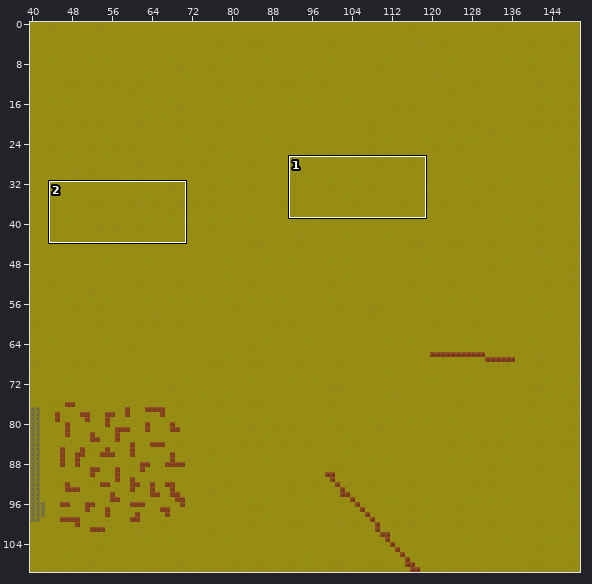
Two versions of a level (Tiled map, assets/Map/myProject.tmx). Above: a wide view before the commit, with the close-up outlined.
Close-up. Old version:
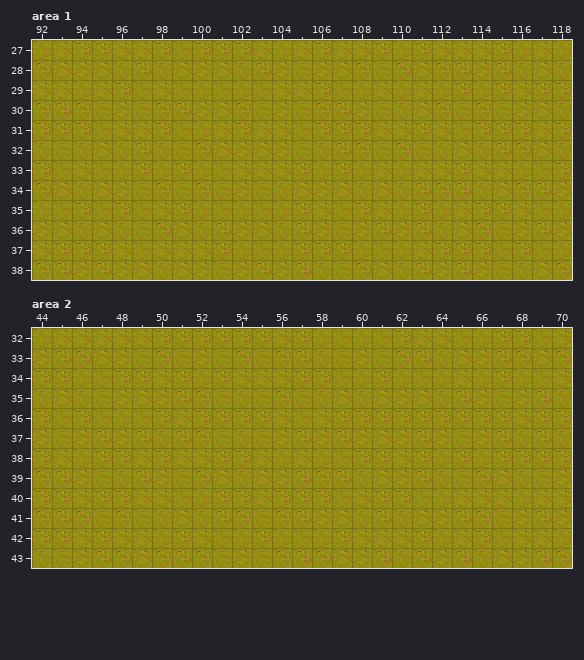
Cells are 32x32 px. Shown: area 1 x 92..118, y 27..38; area 2 x 44..70, y 32..43. The commit also changed other parts of the map, which this record leaves out.
The result:
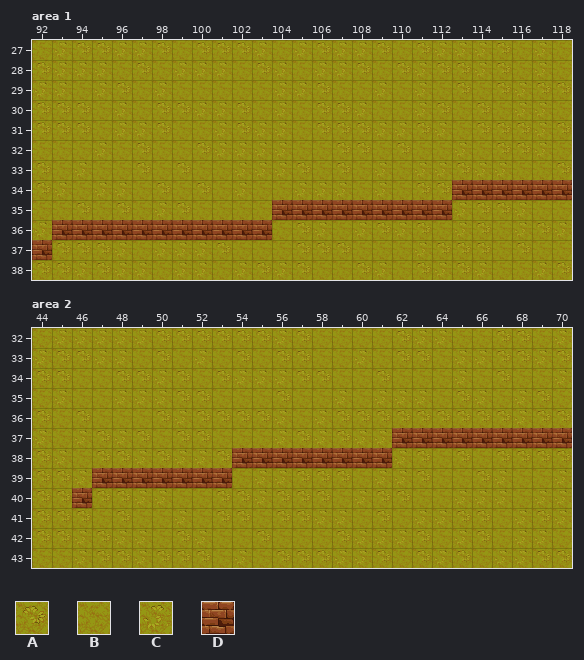
Key: from "tileset": A 4, B 5, C 11, D 22.
_ is an empty cell.
Tiles replaced or removed in this view: A, B, C.
From old to new:
Changed rows in their new state; . is an unchanged cell.
Layer "Grass", area 1:
first column x 92:
34 .....................DDDDDD
35 ............DDDDDDDDD......
36 .DDDDDDDDDDD...............
37 D..........................
Layer "Grass", area 2:
first column x 46:
37 ................DDDDDDDDD
38 ........DDDDDDDD.........
39 .DDDDDDD.................
40 D........................
Where, in picture pixels (left, top, right, bottom), the same in both close-ups:
changed: (32, 180, 572, 260)
changed: (72, 428, 572, 508)
